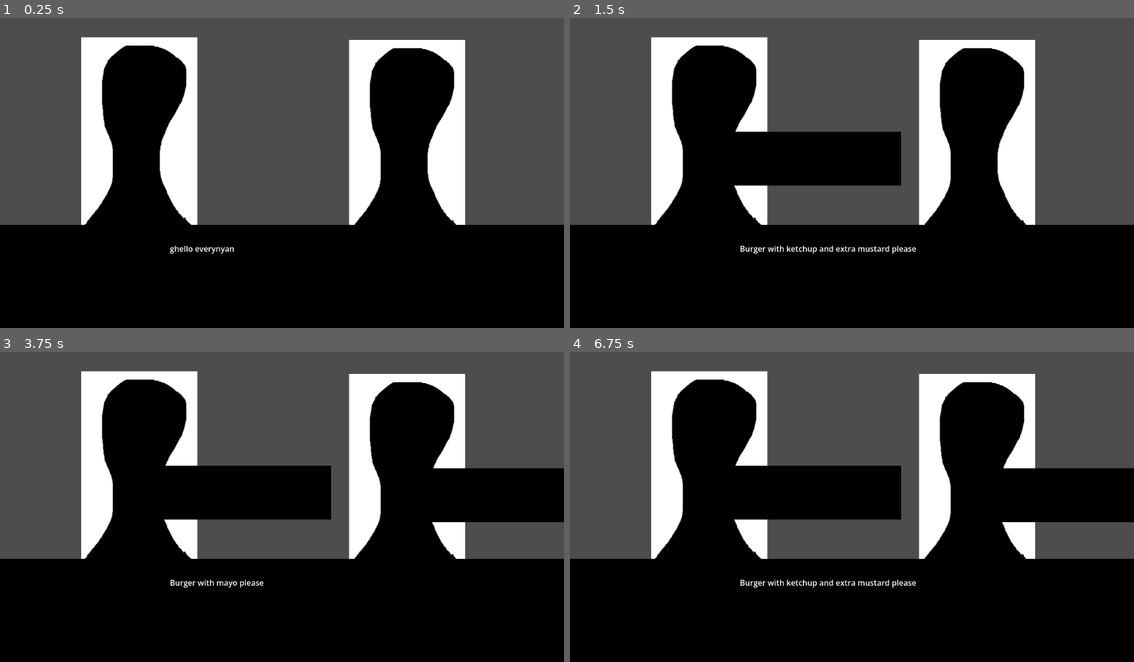
Above: before the commit, frames 1-4 (two rows, left to right).
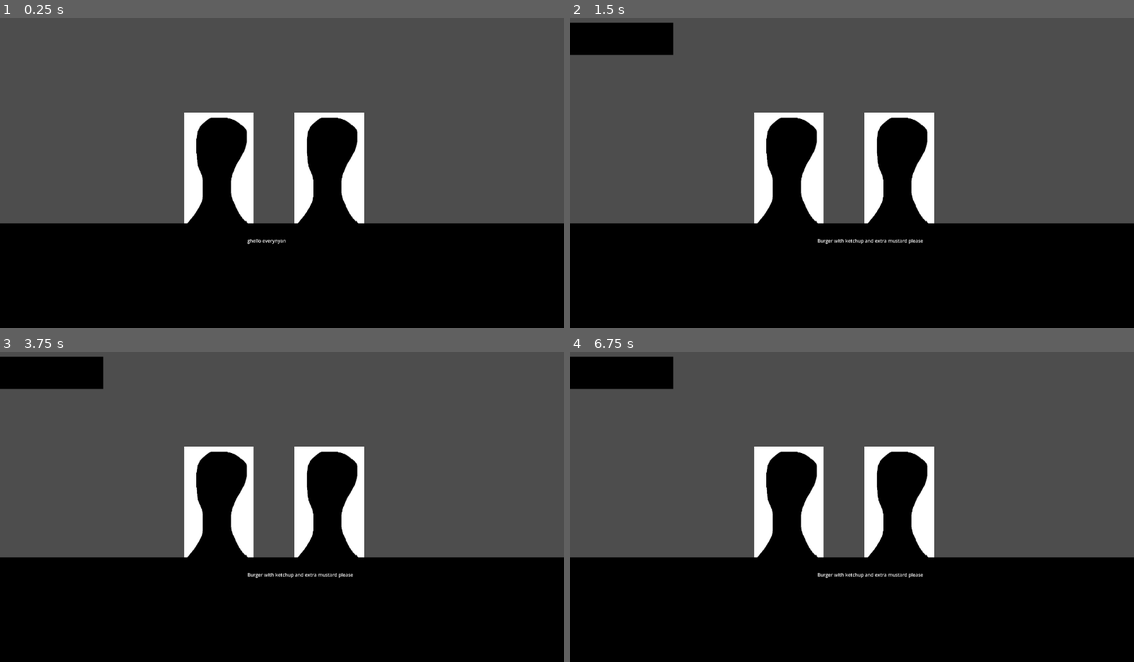
Above: after the commit, the same moments.

Repository: ZiyadAziz/Strange-Tavern
Game: Godot game, scene res://scenes/game.tscn
Two runs of this game, one before a commit and one after it. Both use one fixed random seed, a clock stepped at 60 frames per second and the inputs below.
Inputs (mouse positions are in pixels of both pictures, inside the frame that each line leads up to; where the layout moved, square brackets give the same spot in the first picture):
- Up to frame 1 (0.25 s): no input
- Up to frame 2 (1.5 s): tap Enter at 0.5 s; move the mouse to (711, 132) at 0.52 s; click (711, 132) at 0.67 s; click (806, 157) at 1.27 s
- Up to frame 3 (3.75 s): click (45, 373) [236, 491] at 2 s; click (45, 373) [236, 491] at 2.75 s; tap Space at 3.5 s; move the mouse to (406, 466) at 3.52 s; click (406, 466) at 3.67 s
- Up to frame 4 (6.75 s): tap Enter at 4.25, 5.75 s; move the mouse to (908, 432) at 4.27 s; click (908, 432) at 4.42 s; tap Space at 5, 6.5 s; move the mouse to (823, 565) at 5.02 s; click (823, 565) at 5.17 s; move the mouse to (1021, 550) at 5.77 s; click (1021, 550) at 5.92 s; move the mouse to (682, 457) at 6.52 s; click (682, 457) at 6.67 s

The runs differ from the first frame. In frame 1, 31% of the frame differs, in the area x 0-100%, y 6-77%; in frame 2, 32%; in frame 3, 35%; in frame 4, 35%, in the area x 0-100%, y 1-77%.

Commit message:
order tickers now tween

Diff:
--- a/scenes/game.tscn
+++ b/scenes/game.tscn
@@ -37,28 +37,30 @@
 
 [node name="CustomerDialogue" type="Label" parent="GameManager" unique_id=1269525547]
 z_index = 2
-offset_left = -229.0
-offset_top = 150.0
-offset_right = 125.0
-offset_bottom = 307.0
+offset_left = -118.0
+offset_top = 231.0
+offset_right = 236.0
+offset_bottom = 388.0
 text = "ghello everynyan"
 
 [node name="Camera2D" type="Camera2D" parent="." unique_id=267170569]
+zoom = Vector2(0.6, 0.6)
 
 [node name="Countertop" type="Node2D" parent="." unique_id=401449609]
 
 [node name="Sprite2D" type="Sprite2D" parent="Countertop" unique_id=439090657]
 z_index = 1
-position = Vector2(13, 369)
+position = Vector2(11, 482)
+scale = Vector2(1.3427719, 1.1717222)
 texture = ExtResource("1_uwrxv")
 
 [node name="Customers" type="Node" parent="." unique_id=2075041887]
 
 [node name="Test_Customer" parent="Customers" unique_id=1121484241 instance=ExtResource("2_yqjtg")]
-position = Vector2(-291, -77)
+position = Vector2(-215, 0)
 
 [node name="Test_Customer2" parent="Customers" unique_id=180401904 instance=ExtResource("4_lbhrr")]
-position = Vector2(256, -72)
+position = Vector2(161, 0)
 
 [node name="WorldAudioManager" type="Node" parent="." unique_id=1319270036]
 script = ExtResource("5_iywne")
@@ -67,4 +69,3 @@
 stream = SubResource("AudioStreamPlaylist_pl11u")
 volume_db = -20.0
 autoplay = true
-bus = &"Music"
--- a/scenes/test_order.tscn
+++ b/scenes/test_order.tscn
@@ -1,7 +1,7 @@
 [gd_scene format=3 uid="uid://d07r4br1qh20t"]
 
-[ext_resource type="Texture2D" uid="uid://c55gjbsebqr31" path="res://assets/prototypeCountertop.png" id="1_0ebpe"]
 [ext_resource type="Script" uid="uid://cbt4rrkemg6x5" path="res://scripts/test_order.gd" id="1_y3xmc"]
+[ext_resource type="Texture2D" uid="uid://c55gjbsebqr31" path="res://assets/images/prototypeCountertop.png" id="2_y3xmc"]
 
 [node name="Test_Order" type="Button" unique_id=1390609382]
 offset_right = 391.0
@@ -11,4 +11,4 @@
 [node name="Sprite2D" type="Sprite2D" parent="." unique_id=696789315]
 position = Vector2(195.5, 55)
 scale = Vector2(0.22253841, 0.21526419)
-texture = ExtResource("1_0ebpe")
+texture = ExtResource("2_y3xmc")
--- a/scripts/test_customer.gd
+++ b/scripts/test_customer.gd
@@ -8,6 +8,7 @@
 #These dont need to be edited
 var dialogue := "Burger with ketchup and extra mustard please"
 var order_taken := false
+var order_number:int
 
 #made up example, but the first index would
 #be the menu item (burger), and the rest would be what
@@ -26,10 +27,11 @@
 
 func instantiate_order():
 	var new_order = OrderScene.instantiate()
-
-	# Pass the order data to the order scene
-	new_order.setup(order)
+	order_number = game_manager.add_order()
 
 	# Add it to the scene tree, not sure what should be adding it, doing the customer themselves so that the order can queuefree the customer
 	#game_manager.add_child(new_order)
 	self.add_child(new_order)
+
+	# Pass the order data to the order scene
+	new_order.setup(order, order_number)
--- a/scripts/test_customer_2.gd
+++ b/scripts/test_customer_2.gd
@@ -8,6 +8,7 @@
 #These dont need to be edited
 var dialogue := "Burger with mayo please"
 var order_taken := false
+var order_number:int
 
 #made up example, but the first index would
 #be the menu item (burger), and the rest would be what
@@ -26,10 +27,11 @@
 
 func instantiate_order():
 	var new_order = OrderScene.instantiate()
-
-	# Pass the order data to the order scene
-	new_order.setup(order)
+	order_number = game_manager.add_order()
 
 	# Add it to the scene tree, not sure what should be adding it, doing the customer themselves so that the order can queuefree the customer
 	#game_manager.add_child(new_order)
 	self.add_child(new_order)
+
+	# Pass the order data to the order scene
+	new_order.setup(order, order_number)
--- a/scripts/test_order.gd
+++ b/scripts/test_order.gd
@@ -5,9 +5,16 @@
 #need to know which ordernumber it is for when we prep the food
 var order_number:int
 
-func setup(data):
+func setup(data, number):
 	order_data = data
-	print("Order received: ", order_data)
+	order_number = number
+	print("Order received: ", order_data, order_number)
+
+	# Button Starts offscreen and tweens right, all the orders should now appear on the left hand side
+	global_position.x = -1800
+	global_position.y = -700 + (200 * order_number)
+	var tween = create_tween()
+	tween.tween_property(self, "global_position:x", -1000, 0.2)
 
 func _gui_input(event: InputEvent) -> void:
 	if event is InputEventMouseButton and event.button_index == MOUSE_BUTTON_LEFT and event.pressed:
Binary file added: assets/images/white.png
Not shown, added: assets/images/white.png.import
Not shown: 1 places in scenes/game.tscn that only renumber resources
